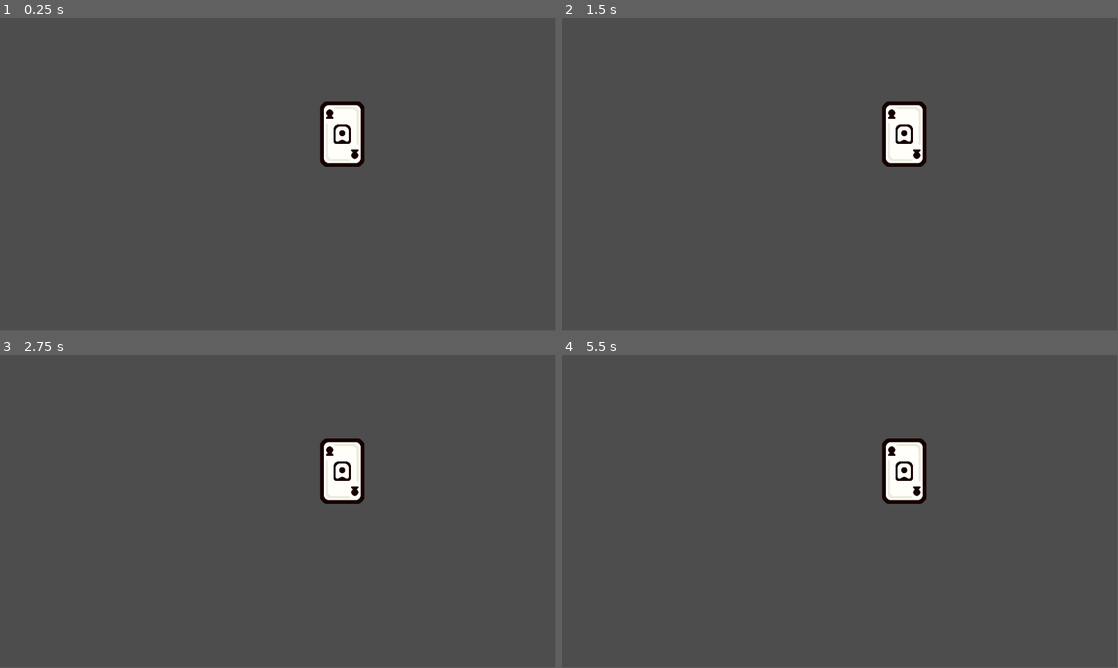
Above: before the commit, frames 1-4 (two rows, left to right).
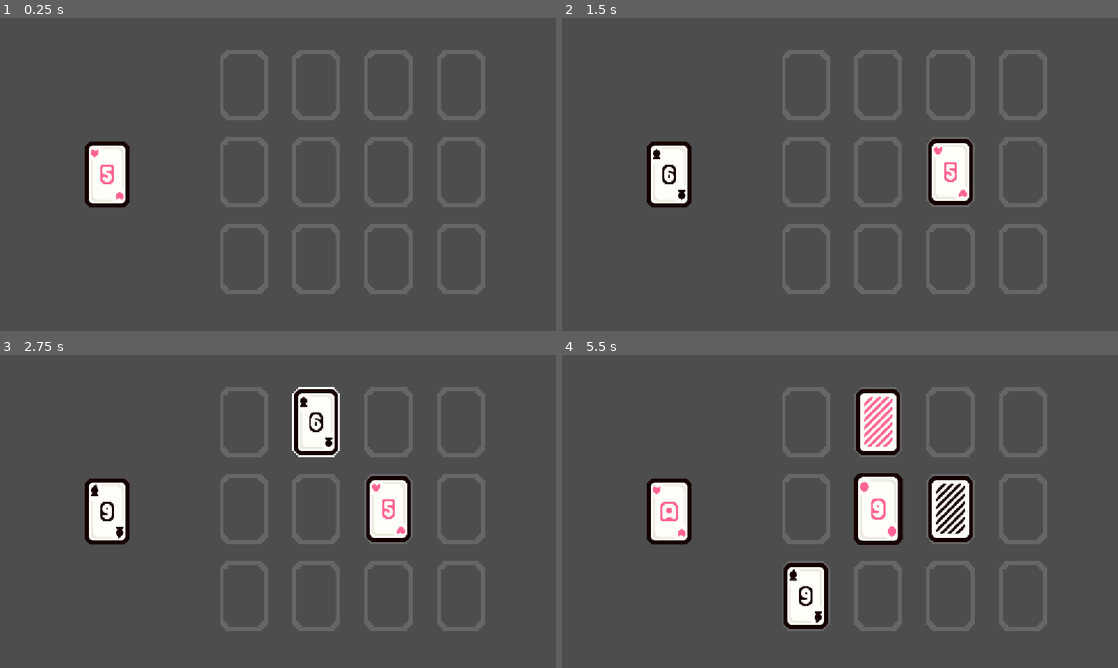
Above: after the commit, the same moments.

Repository: 20akshay00/FourSquare
Game: Godot game, scene res://scenes/play_table.tscn
The game is run twice, just before and just after one commit, with the same random seed, the same clock (stepped at 60 frames per second) and the same inputs.
Inputs (mouse positions are in pixels of both pictures, inside the frame that each line leads up to):
- Up to frame 1 (0.25 s): no input
- Up to frame 2 (1.5 s): tap Enter at 0.5 s; move the mouse to (962, 158) at 0.52 s; click (962, 158) at 0.6 s; move the mouse to (728, 190) at 1.27 s; click (728, 190) at 1.35 s
- Up to frame 3 (2.75 s): tap Space at 2 s; move the mouse to (333, 442) at 2.02 s; click (333, 442) at 2.1 s
- Up to frame 4 (5.5 s): move the mouse to (812, 574) at 2.77 s; click (812, 574) at 2.85 s; move the mouse to (1006, 558) at 3.52 s; click (1006, 558) at 3.6 s; tap Enter at 4.25 s; move the mouse to (673, 464) at 4.27 s; click (673, 464) at 4.35 s; tap Space at 5 s; move the mouse to (867, 511) at 5.02 s; click (867, 511) at 5.1 s
In our replay, the window is 799x449 before the commit and 800x450 after it. These sizes can differ from the game's own. Grey fills any space a smaller window leaves; there, only what the larger window draws over its background counts as a difference.

The runs differ from the first frame. In frame 1, 8.9% of the frame differs, in the area x 15-88%, y 10-89%; in frame 2, 10%; in frame 3, 12%; in frame 4, 14%.
Error before the commit: Invalid access to property or key 'atlas_rects' on a base object of type 'Nil'. (res://scripts/card.gd:14)

Commit message:
basic game logic

Diff:
--- /dev/null
+++ b/globals/event_manager.gd
@@ -0,0 +1,5 @@
+extends Node
+
+signal stack_selected(stack:Stack)
+
+var turn_finished: bool = true
--- a/project.godot
+++ b/project.godot
@@ -12,8 +12,16 @@
 
 config/name="FourSquare"
 run/main_scene="res://scenes/play_table.tscn"
-config/features=PackedStringArray("4.5", "Mobile")
+config/features=PackedStringArray("4.4", "Mobile")
 config/icon="res://icon.svg"
+
+[autoload]
+
+EventManager="*res://globals/event_manager.gd"
+
+[display]
+
+window/stretch/mode="canvas_items"
 
 [input]
 
--- a/scenes/card.tscn
+++ b/scenes/card.tscn
@@ -1,14 +1,32 @@
-[gd_scene load_steps=4 format=3 uid="uid://60dvv2ykuqe5"]
+[gd_scene load_steps=7 format=3 uid="uid://60dvv2ykuqe5"]
 
 [ext_resource type="Script" uid="uid://is5x8qlmnsq6" path="res://scripts/card.gd" id="1_d81rb"]
 [ext_resource type="Texture2D" uid="uid://mvnn4pqdychw" path="res://assets/CuteCards.png" id="1_ktuci"]
+[ext_resource type="Script" uid="uid://cha6ywiddikuv" path="res://scripts/card_data.gd" id="2_ktuci"]
 
-[sub_resource type="AtlasTexture" id="AtlasTexture_sy11y"]
+[sub_resource type="Resource" id="Resource_kg30u"]
+script = ExtResource("2_ktuci")
+value = 1
+suit = 2
+atlas_rects = Array[Rect2]([Rect2(0, 0, 100, 144), Rect2(1400, 288, 100, 144)])
+metadata/_custom_type_script = "uid://cha6ywiddikuv"
+
+[sub_resource type="AtlasTexture" id="AtlasTexture_ktuci"]
 atlas = ExtResource("1_ktuci")
-region = Rect2(0, 0, 100, 144)
+
+[sub_resource type="RectangleShape2D" id="RectangleShape2D_ktuci"]
+size = Vector2(76, 120)
 
 [node name="Card" type="Node2D"]
+script = ExtResource("1_d81rb")
+data = SubResource("Resource_kg30u")
 
 [node name="Sprite" type="Sprite2D" parent="."]
-texture = SubResource("AtlasTexture_sy11y")
-script = ExtResource("1_d81rb")
+texture = SubResource("AtlasTexture_ktuci")
+region_enabled = true
+region_rect = Rect2(0, 0, 100, 144)
+
+[node name="Area2D" type="Area2D" parent="."]
+
+[node name="CollisionShape2D" type="CollisionShape2D" parent="Area2D"]
+shape = SubResource("RectangleShape2D_ktuci")
--- /dev/null
+++ b/scenes/deck.tscn
@@ -0,0 +1,16 @@
+[gd_scene load_steps=5 format=3 uid="uid://lrfva6ntxenw"]
+
+[ext_resource type="Script" uid="uid://bxkv4ewshn5t1" path="res://scripts/deck.gd" id="1_6rnap"]
+[ext_resource type="Texture2D" uid="uid://mvnn4pqdychw" path="res://assets/CuteCards.png" id="1_sdhao"]
+[ext_resource type="PackedScene" uid="uid://60dvv2ykuqe5" path="res://scenes/card.tscn" id="2_gdbsr"]
+
+[sub_resource type="AtlasTexture" id="AtlasTexture_6rnap"]
+atlas = ExtResource("1_sdhao")
+region = Rect2(1400, 288, 100, 144)
+
+[node name="Deck" type="Node2D"]
+script = ExtResource("1_6rnap")
+card_scene = ExtResource("2_gdbsr")
+
+[node name="Base" type="Sprite2D" parent="."]
+texture = SubResource("AtlasTexture_6rnap")
--- a/scenes/play_table.tscn
+++ b/scenes/play_table.tscn
@@ -1,17 +1,55 @@
 [gd_scene load_steps=4 format=3 uid="uid://cygnqj3grdby8"]
 
-[ext_resource type="Script" uid="uid://da07m421m6aww" path="res://scripts/play_table.gd" id="1_2me7x"]
 [ext_resource type="Script" uid="uid://b1h5qnoyjdom" path="res://scripts/game_manager.gd" id="1_d44ko"]
-[ext_resource type="PackedScene" uid="uid://60dvv2ykuqe5" path="res://scenes/card.tscn" id="1_f1dhl"]
+[ext_resource type="PackedScene" uid="uid://dtqrf36tw23fy" path="res://scenes/stack.tscn" id="2_2me7x"]
+[ext_resource type="PackedScene" uid="uid://lrfva6ntxenw" path="res://scenes/deck.tscn" id="3_2me7x"]
 
 [node name="PlayTable" type="Node2D"]
-script = ExtResource("1_2me7x")
 
-[node name="GameManager" type="Node2D" parent="."]
+[node name="GameManager" type="Node2D" parent="." node_paths=PackedStringArray("deck", "grid")]
 script = ExtResource("1_d44ko")
-card_scene = ExtResource("1_f1dhl")
+deck = NodePath("../Deck")
+grid = NodePath("../Grid")
 
 [node name="Grid" type="Node2D" parent="."]
+position = Vector2(455, 67)
+metadata/_edit_group_ = true
 
-[node name="Card" parent="Grid" instance=ExtResource("1_f1dhl")]
-position = Vector2(710, 241)
+[node name="Stack1" parent="Grid" instance=ExtResource("2_2me7x")]
+position = Vector2(50, 72)
+
+[node name="Stack2" parent="Grid" instance=ExtResource("2_2me7x")]
+position = Vector2(200, 72)
+
+[node name="Stack3" parent="Grid" instance=ExtResource("2_2me7x")]
+position = Vector2(350, 72)
+
+[node name="Stack4" parent="Grid" instance=ExtResource("2_2me7x")]
+position = Vector2(500, 72)
+
+[node name="Stack5" parent="Grid" instance=ExtResource("2_2me7x")]
+position = Vector2(50, 252)
+
+[node name="Stack6" parent="Grid" instance=ExtResource("2_2me7x")]
+position = Vector2(200, 252)
+
+[node name="Stack7" parent="Grid" instance=ExtResource("2_2me7x")]
+position = Vector2(350, 252)
+
+[node name="Stack8" parent="Grid" instance=ExtResource("2_2me7x")]
+position = Vector2(500, 252)
+
+[node name="Stack9" parent="Grid" instance=ExtResource("2_2me7x")]
+position = Vector2(50, 432)
+
+[node name="Stack10" parent="Grid" instance=ExtResource("2_2me7x")]
+position = Vector2(200, 432)
+
+[node name="Stack11" parent="Grid" instance=ExtResource("2_2me7x")]
+position = Vector2(350, 432)
+
+[node name="Stack12" parent="Grid" instance=ExtResource("2_2me7x")]
+position = Vector2(500, 432)
+
+[node name="Deck" parent="." instance=ExtResource("3_2me7x")]
+position = Vector2(222, 324)
--- /dev/null
+++ b/scenes/stack.tscn
@@ -0,0 +1,22 @@
+[gd_scene load_steps=4 format=3 uid="uid://dtqrf36tw23fy"]
+
+[ext_resource type="Script" uid="uid://bwqxnx5k7nmye" path="res://scripts/stack.gd" id="1_mus87"]
+[ext_resource type="Texture2D" uid="uid://bx8joty7rivak" path="res://assets/blank_card.png" id="1_tpkvb"]
+
+[sub_resource type="RectangleShape2D" id="RectangleShape2D_tpkvb"]
+size = Vector2(76, 120)
+
+[node name="Stack" type="Node2D"]
+script = ExtResource("1_mus87")
+BASE_COLOR = Color(0.399428, 0.399428, 0.399428, 1)
+HOVER_COLOR = Color(1, 1, 1, 1)
+INVALID_COLOR = Color(0.654454, 3.15256e-06, 7.21961e-07, 1)
+
+[node name="Border" type="Sprite2D" parent="."]
+self_modulate = Color(0.412152, 0.412152, 0.412152, 1)
+texture = ExtResource("1_tpkvb")
+
+[node name="Area2D" type="Area2D" parent="."]
+
+[node name="CollisionShape2D" type="CollisionShape2D" parent="Area2D"]
+shape = SubResource("RectangleShape2D_tpkvb")
--- a/scripts/card.gd
+++ b/scripts/card.gd
@@ -1,30 +1,77 @@
-extends Sprite2D
+extends Node2D
 class_name Card
 
 @export var data: CardData
 @onready var sprite := $Sprite
+@onready var input_area := $Area2D
 
-@export var duration: float = 0.2
-@export var peak_scale_y: float = 1.1
+@export var FLIP_DURATION: float = 0.2
+@export var FLIP_SCALE_Y: float = 1.1
+@export var MOVE_DURATION: float = 0.4
+@export var MOVE_SCALE: Vector2 = Vector2(1.1, 1.1)
+@export var MOVE_SCALE_DURATION: float = 0.2
 
+var is_revealed: bool = false # game logic state
+var _is_showing_face: bool = false # visual state
 var _flip_tween: Tween
-var _is_face_up: bool = true
+var _move_tween: Tween
 
 func _ready() -> void:
-	texture.region = data.atlas_rects[0]
+	_is_showing_face = is_revealed
+	sprite.region_rect = data.atlas_rects[0 if _is_showing_face else 1]
 
-func play_flip_animation():
+	flip()
+	input_area.mouse_entered.connect(_on_mouse_entered)
+	input_area.mouse_exited.connect(_on_mouse_exited)
+
+func _on_mouse_entered():
+	animate_to_face(true)
+
+func _on_mouse_exited():
+	if not is_revealed:
+		animate_to_face(false)
+
+func flip(val = null) -> void:
+	if val != null:
+		is_revealed = val
+		animate_to_face(val)
+
+	is_revealed = !is_revealed
+	animate_to_face(is_revealed)
+
+func animate_to_face(target_face_up: bool) -> void:
+	if _is_showing_face == target_face_up:
+		return
+
+	_is_showing_face = target_face_up
 	if _flip_tween: _flip_tween.kill()
 
-	_is_face_up = !_is_face_up
-	var target_rect = data.atlas_rects[0] if _is_face_up else data.atlas_rects[1]
-
+	var target_rect = data.atlas_rects[0 if _is_showing_face else 1]
 	_flip_tween = create_tween()
 
-	_flip_tween.tween_property(sprite, "scale:x", 0.0, duration / 2.0).set_trans(Tween.TRANS_QUAD).set_ease(Tween.EASE_IN)
-	_flip_tween.parallel().tween_property(sprite, "scale:y", peak_scale_y, duration / 2.0).set_trans(Tween.TRANS_QUAD).set_ease(Tween.EASE_OUT)
+	_flip_tween.tween_property(sprite, "scale:x", 0.0, FLIP_DURATION / 2.0).set_trans(Tween.TRANS_QUAD).set_ease(Tween.EASE_IN)
+	_flip_tween.parallel().tween_property(sprite, "scale:y", FLIP_SCALE_Y, FLIP_DURATION / 2.0).set_trans(Tween.TRANS_QUAD).set_ease(Tween.EASE_OUT)
 
 	_flip_tween.tween_callback(func(): sprite.region_rect = target_rect)
 
-	_flip_tween.tween_property(sprite, "scale:x", 1.0, duration / 2.0).set_trans(Tween.TRANS_QUAD).set_ease(Tween.EASE_OUT)
-	_flip_tween.parallel().tween_property(sprite, "scale:y", 1.0, duration / 2.0).set_trans(Tween.TRANS_QUAD).set_ease(Tween.EASE_IN)
+	_flip_tween.tween_property(sprite, "scale:x", 1.0, FLIP_DURATION / 2.0).set_trans(Tween.TRANS_QUAD).set_ease(Tween.EASE_OUT)
+	_flip_tween.parallel().tween_property(sprite, "scale:y", 1.0, FLIP_DURATION / 2.0).set_trans(Tween.TRANS_QUAD).set_ease(Tween.EASE_IN)
+
+func move_to_stack(target_stack: Node2D):
+	if _move_tween: _move_tween.kill()
+	_move_tween = create_tween()
+
+	_move_tween.tween_property(self, "global_position", target_stack.global_position, MOVE_DURATION)\
+		.set_trans(Tween.TRANS_QUINT)\
+		.set_ease(Tween.EASE_OUT)
+
+	_move_tween.parallel().tween_property(sprite, "scale", MOVE_SCALE, MOVE_SCALE_DURATION)
+	_move_tween.tween_property(sprite, "scale", Vector2.ONE, MOVE_SCALE_DURATION)
+
+	_move_tween.tween_callback(func():
+		reparent(target_stack)
+		position = Vector2.ZERO
+	)
+
+func get_value() -> int:
+	return data.value
--- a/scripts/card_data.gd
+++ b/scripts/card_data.gd
@@ -8,7 +8,7 @@
 
 @export var value: int = 1
 @export var suit: CardSuit = CardSuit.CLUB
-@export var atlas_rects: Array[Rect2] = [Rect2(0, 0, 100, 144), Rect2(0, 0, 100, 144)]
+@export var atlas_rects: Array[Rect2] = [Rect2(0, 0, 100, 144), Rect2(CARD_WIDTH * 14, CARD_HEIGHT * 2, CARD_WIDTH, CARD_HEIGHT)]
 
 func _init(p_value: int = 1, p_suit: CardSuit = CardSuit.CLUB, atlas_coord: Vector2 = Vector2.ZERO):
 	value = p_value
--- /dev/null
+++ b/scripts/deck.gd
@@ -0,0 +1,28 @@
+extends Node2D
+class_name Deck
+
+@export var card_scene: PackedScene
+
+var cards: Array[CardData] = []
+var active_card: Card
+
+func generate() -> void:
+	cards = []
+	for s in CardData.CardSuit.values():
+		for v in range(0, 10):
+			var atlas_coord = Vector2(v, s)
+			var card = CardData.new(v+1, s, atlas_coord)
+			cards.append(card)
+
+func shuffle() -> void:
+	randomize()
+	cards.shuffle()
+
+func spawn_card() -> void:
+	active_card = card_scene.instantiate()
+	active_card.data = cards.pop_front()
+	add_child(active_card)
+	active_card.global_position = global_position
+
+func get_active_card() -> Card:
+	return active_card
--- a/scripts/game_manager.gd
+++ b/scripts/game_manager.gd
@@ -1,28 +1,56 @@
 extends Node2D
 
-@export var card_scene: PackedScene
-var deck: Array[CardData] = []
-
-func _generate_deck() -> void:
-	deck = []
-	for s in CardData.CardSuit.values():
-		for v in range(1, 11):
-			var atlas_coord = Vector2(v, s)
-			var card = CardData.new(v, s, atlas_coord)
-			deck.append(card)
+@export var deck: Deck
+@export var grid: Node2D
 
 func _ready() -> void:
-	_generate_deck()
+	deck.generate()
 	deck.shuffle()
-	print("hi")
+	deck.spawn_card()
 
-func _generate_card(data: CardData) -> Card:
-	var card := card_scene.instantiate()
-	card.data = data
-	return card
+	EventManager.stack_selected.connect(_on_stack_selected)
 
 func _process(delta: float) -> void:
-	print("hi")
-	if Input.is_action_just_pressed("select"):
-		print("hi")
-		$Grid/Card.play_flip_animation()
+	pass
+
+func get_same_row_indices(index: int, width: int = 4) -> Array[int]:
+	var row = index / width
+	var result: Array[int] = []
+	for i in range(row * width, (row + 1) * width):
+		if i != index:
+			result.append(i)
+	return result
+
+func get_same_column_indices(index: int, width: int = 4, height: int = 3) -> Array[int]:
+	var col = index % width
+	var result: Array[int] = []
+	for i in range(height):
+		var target = (i * width) + col
+		if target != index:
+			result.append(target)
+	return result
+
+func _on_stack_selected(stack: Stack):
+	var card := deck.get_active_card()
+	card.move_to_stack(stack)
+
+	var row_stacks = get_same_row_indices(stack.get_index()).map(grid.get_child)
+	var row_values = row_stacks.map(func(s): return s.get_top_card()) \
+		.filter(func(c): return c != null) \
+		.filter(func(c): return c.is_revealed) \
+		.map(func(c): return c.get_value())
+
+	if !row_values.is_empty() and ((card.get_value() > row_values.max()) or (card.get_value() < row_values.min())):
+		for s in row_stacks: s.flip()
+
+	var col_stacks = get_same_column_indices(stack.get_index()).map(grid.get_child)
+	var col_values = col_stacks.map(func(s): return s.get_top_card()) \
+		.filter(func(c): return c != null) \
+		.filter(func(c): return c.is_revealed) \
+		.map(func(c): return c.get_value())
+
+	if !col_values.is_empty() and ((card.get_value() > col_values.max()) or (card.get_value() < col_values.min())):
+		for s in col_stacks: s.flip()
+
+	EventManager.turn_finished = true
+	deck.spawn_card()
--- a/scripts/play_table.gd
+++ b/scripts/play_table.gd
@@ -1,4 +1 @@
 extends Node2D
-
-func _process(delta: float) -> void:
-	print("hi")
--- /dev/null
+++ b/scripts/stack.gd
@@ -0,0 +1,58 @@
+extends Node2D
+class_name Stack
+
+@onready var border := $Border
+@onready var input_area := $Area2D
+
+@export var BASE_COLOR: Color
+@export var HOVER_COLOR: Color
+@export var INVALID_COLOR: Color
+
+@export var duration: float = 0.2
+
+var _color_tween: Tween
+var _is_cursor_inside: bool = false
+
+func _ready() -> void:
+	border.self_modulate = BASE_COLOR
+	input_area.mouse_entered.connect(_on_mouse_entered)
+	input_area.mouse_exited.connect(_on_mouse_exited)
+
+func _on_mouse_entered() -> void:
+	_animate_color(HOVER_COLOR)
+	_is_cursor_inside = true
+
+func _on_mouse_exited() -> void:
+	_animate_color(BASE_COLOR)
+	_is_cursor_inside = false
+
+func _animate_color(target_color: Color) -> void:
+	if _color_tween: _color_tween.kill()
+	_color_tween = create_tween()
+	_color_tween.tween_property(border, "self_modulate", target_color, duration).set_trans(Tween.TRANS_QUAD).set_ease(Tween.EASE_OUT)
+
+func _flash_color(target_color: Color) -> void:
+	if _color_tween: _color_tween.kill()
+	_color_tween = create_tween()
+	_color_tween.tween_property(border, "self_modulate", target_color, duration).set_trans(Tween.TRANS_QUAD).set_ease(Tween.EASE_OUT)
+	_color_tween.tween_property(border, "self_modulate", BASE_COLOR, duration).set_trans(Tween.TRANS_QUAD).set_ease(Tween.EASE_OUT)
+
+func _process(delta: float) -> void:
+	if Input.is_action_just_pressed("select") and _is_cursor_inside:
+		if EventManager.turn_finished:
+			EventManager.turn_finished = false
+			EventManager.stack_selected.emit(self)
+		else:
+			_flash_color(INVALID_COLOR)
+
+func flip():
+	var top_card := get_top_card()
+	if top_card != null:
+		top_card.flip()
+
+func get_top_card() -> Card:
+	var child = get_child(-1)
+	if child is Card:
+		return child
+	else:
+		return null
Binary file changed: assets/blank_card.png
Not shown, changed: assets/blank_card.png.import
Not shown, added: globals/event_manager.gd.uid
Not shown, added: scripts/deck.gd.uid
Not shown, added: scripts/stack.gd.uid
Not shown, added: scenes/play_table.tscn1774956520.tmp
